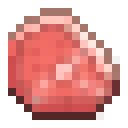
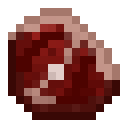
Before/after of a 128×128 layered artwork. What changed in the layer stack:
removed layer "Main" over left=8, top=16, right=120, bottom=120
removed layer "Borders" over left=8, top=16, right=120, bottom=112
removed layer "Base" over left=8, top=16, right=120, bottom=120
added layer "Details" above "Details Shading" over left=16, top=32, right=88, bottom=104
added layer "Details Shading" above "Shading" over left=24, top=32, right=88, bottom=104
added layer "Shading" above "Base #1" over left=16, top=16, right=112, bottom=112
added layer "Base #1" above "Borders #1" over left=16, top=16, right=112, bottom=112
added layer "Borders #1" over left=8, top=16, right=120, bottom=120
